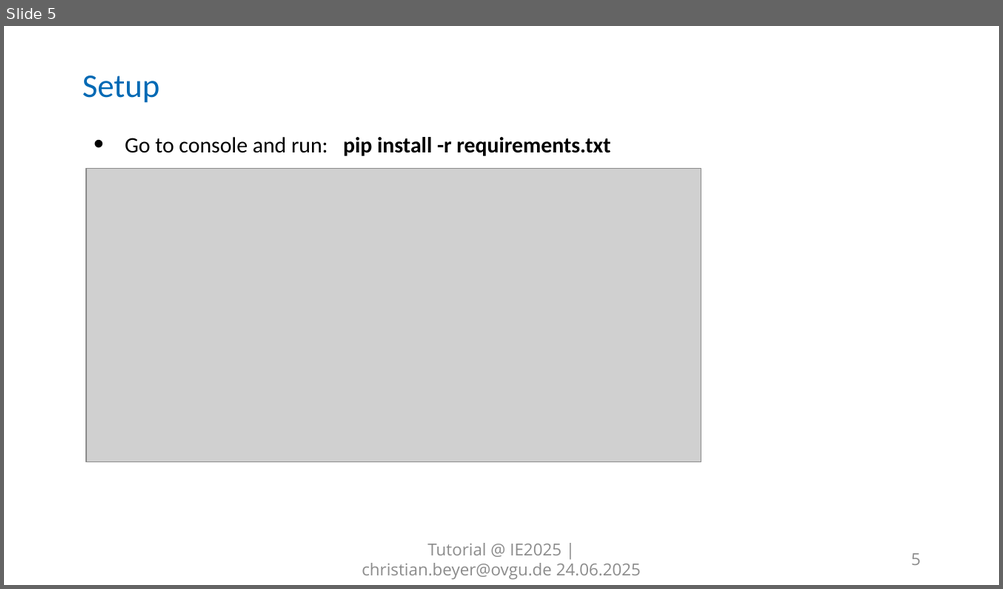
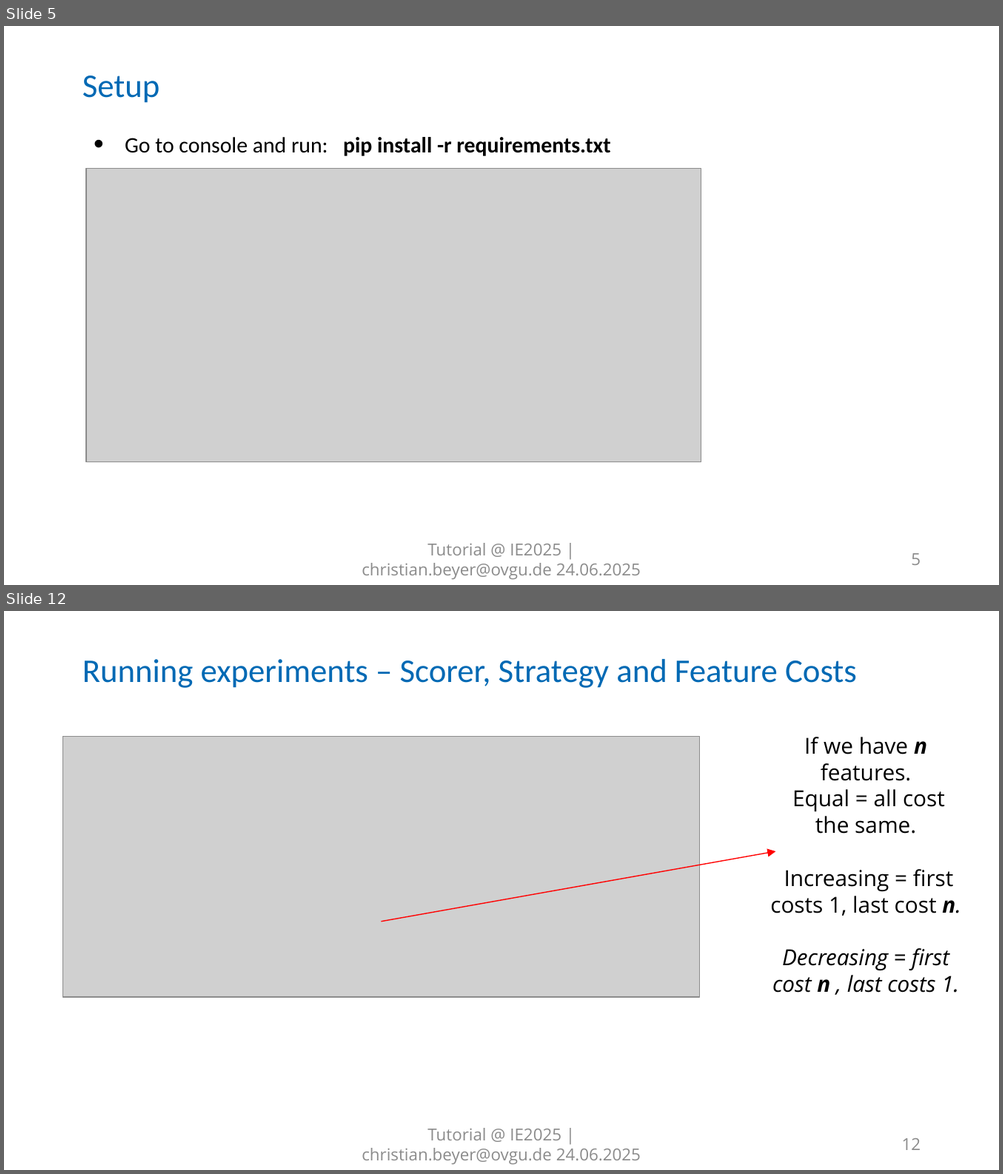
Before and after one commit to cbeyer-code/AFA_Workshop_IE2025, a slide deck: Framework 101.pptx. Shown one above the other, each under a label of ours: slide 5 before the commit, slides 5 and 12 after it; the slides between them are not shown. The pictures are 1003x589 and 1003x1174 pixels, drawn with LibreOffice and Linux fonts; fonts in the diff are those of the drawing; grey boxes stand for pictures; background and template pictures are left out. Boxes give left, top, right and bottom in pixels: in the first picture for what was removed or moved away, otherwise in the second. Text is boxed around its words. In the diff, an @@ line names an element or a change of style, - is before the commit and + after.

```diff
--- a/Framework 101.pptx
+++ b/Framework 101.pptx
@@ slide 12 added at <box>4,611,999,1170</box>, background #FFFFFF; not listed: 8 template elements that a slide beside it also shows @@
@@ title added at <box>82,659,856,688</box>, 24 pt, text #0069B4 @@
+Running experiments – Scorer, Strategy and Feature Costs
@@ picture added at <box>62,736,699,997</box> @@
@@ text added at <box>770,737,961,993</box>, 16 pt, text #000000 @@
+If we have n features.
+Equal = all cost the same.
+Increasing = first costs 1, last cost n.
+Decreasing = first cost n , last costs 1.
@@ arrow added from (381, 921) to (776, 851), #FF0000 0.75 pt @@
@@ text added at <box>361,1128,640,1165</box>, 12 pt, text #8C8C8C @@
+Tutorial @ IE2025 | christian.beyer@ovgu.de 24.06.2025
@@ page number added at <box>902,1139,921,1150</box>, 12 pt, text #8C8C8C @@
+12
```
Also in this commit, not shown: 1 slide changed, 12 other slides added.
